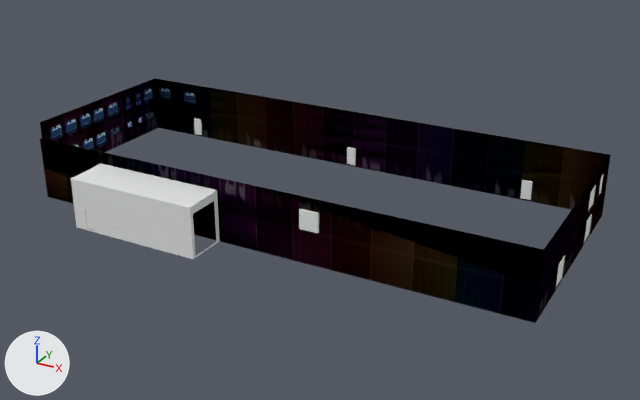
What one commit did to the Blender file mce-thl-plant/mce-thl-plant.blend.
The view is the same before and after, from a 50 mm lens placed at (45.3, -78.3, 39.7), pointed at (3.3, -1.9, 1.5). The lights are fixed; the arrows at lower left show +X, +Y and +Z.

Names of what the first picture shows: 'Wand Hinten', 'Wand Links', 'Wand Rechts', 'Wand Vorn', 'anbau'.
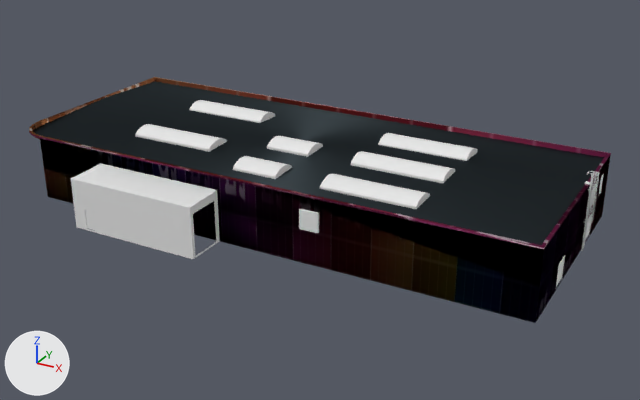
What differs and where, as boxes (x1, y1, x2, y2) in the pictures (640 x 400 px):
'Dachfläche', shown
    after: (33, 81, 604, 245)
'Dachkante', shown
    after: (29, 77, 611, 250)
'Oberlicht_10m (4)', shown
    after: (320, 174, 430, 209)
'Oberlicht_10m (2)', shown
    after: (351, 151, 455, 183)
'Oberlicht_10m (3)', shown
    after: (378, 133, 478, 161)
'Oberlicht_10m (1)', shown
    after: (135, 124, 227, 152)
'Oberlicht_10m (0)', shown
    after: (189, 100, 275, 123)
'Oberlicht_5m (1)', shown
    after: (233, 156, 292, 179)
'Oberlicht_5m (0)', shown
    after: (267, 136, 323, 157)
'rettungsleiter', added
    after: (581, 171, 599, 251)
'Wand Links', unchanged, covered by the edit
    before: (155, 79, 610, 212)
'Wand Vorn', unchanged, covered by the edit
    before: (40, 78, 158, 152)

The change, as a diff of the scene's bpy script:
```diff
--- a/mce-thl-plant/mce-thl-plant.blend.py
+++ b/mce-thl-plant/mce-thl-plant.blend.py
@@ me_zylinder_005 @@
+me_zylinder_005.from_pydata(...)  # 880 vertices, 622 faces; spans x -0.82..0.37, y -0.31..0.31, z 0.0..8.21
@@ ob_oberlicht_10m__0 @@
 ob_oberlicht_10m__0.location = (-12.5, 5.0, 6.6)
-ob_oberlicht_10m__0.hide_set(True)  # its collection is switched off
@@ ob_dachfläche @@
 ob_dachfläche.location = (0.0, 0.0, 0.0)
-ob_dachfläche.hide_set(True)  # its collection is switched off
@@ ob_dachkante @@
 ob_dachkante.location = (0.0, 0.0, 0.0)
-ob_dachkante.hide_set(True)  # its collection is switched off
@@ ob_oberlicht_5m__0 @@
 ob_oberlicht_5m__0.scale = (0.5, 1.0, 1.0)
-ob_oberlicht_5m__0.hide_set(True)  # its collection is switched off
@@ ob_oberlicht_10m__1 @@
 ob_oberlicht_10m__1.location = (-12.5, -5.0, 6.5)
-ob_oberlicht_10m__1.hide_set(True)  # its collection is switched off
@@ ob_oberlicht_5m__1 @@
 ob_oberlicht_5m__1.scale = (0.5, 1.0, 1.0)
-ob_oberlicht_5m__1.hide_set(True)  # its collection is switched off
@@ ob_oberlicht_10m__2 @@
 ob_oberlicht_10m__2.location = (12.5, -1.5, 6.6)
-ob_oberlicht_10m__2.hide_set(True)  # its collection is switched off
@@ ob_oberlicht_10m__3 @@
 ob_oberlicht_10m__3.location = (12.5, 5.0, 6.6)
-ob_oberlicht_10m__3.hide_set(True)  # its collection is switched off
@@ ob_oberlicht_10m__4 @@
 ob_oberlicht_10m__4.location = (12.5, -8.0, 6.4)
-ob_oberlicht_10m__4.hide_set(True)  # its collection is switched off
@@ ob_rettungsleiter @@
+ob_rettungsleiter = bpy.data.objects.new('rettungsleiter', me_zylinder_005)
+ob_rettungsleiter.location = (30.0, 3.0, 0.0)
+ob_rettungsleiter.rotation_euler = (0.0, 0.0, -3.142)  # degrees (0, 0, -180)
```
